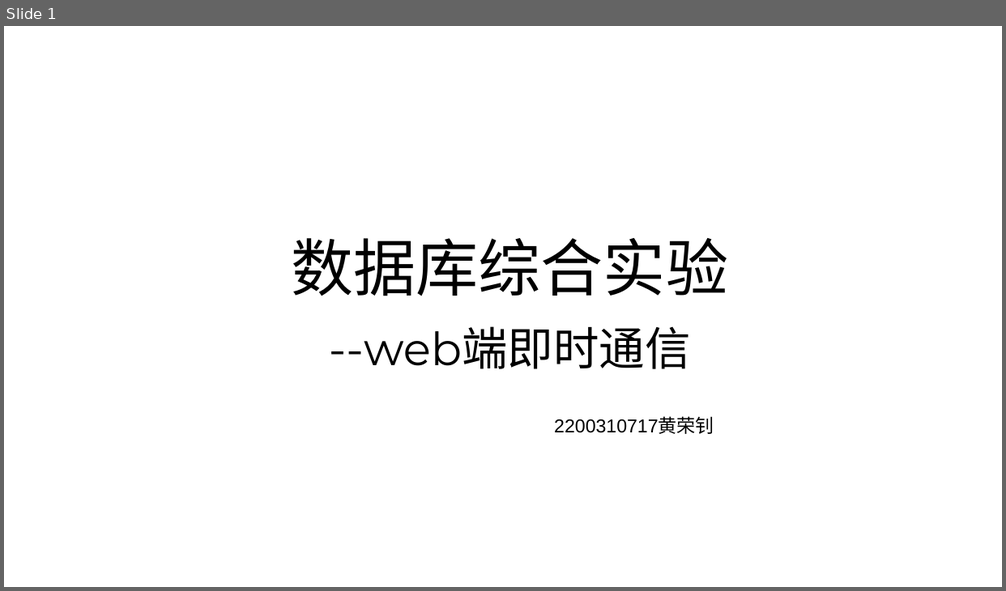
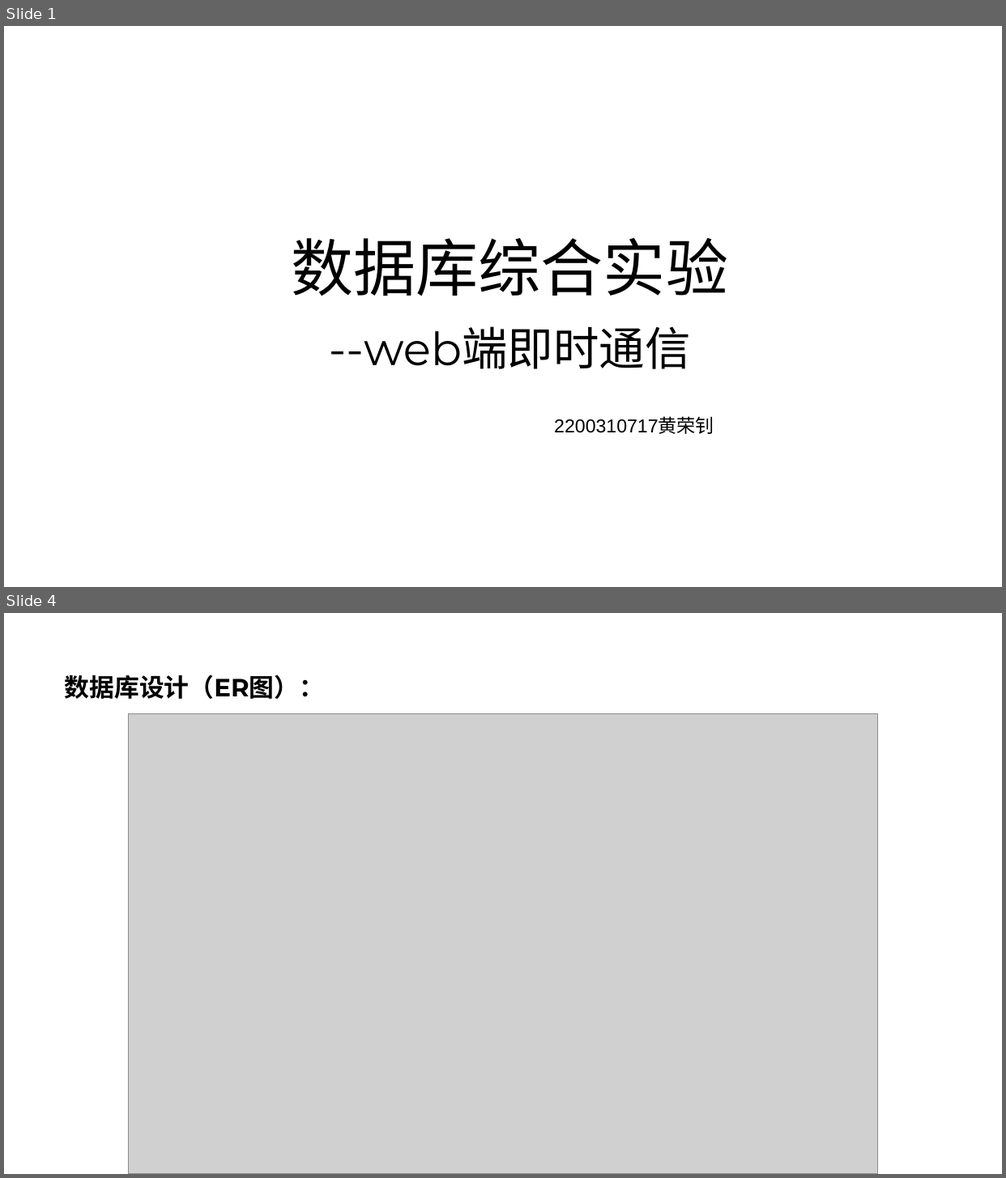
Before and after one commit to Finlifin/database_final, a slide deck: 数据库综合实验.pptx. Shown one above the other, each under a label of ours: slide 1 before the commit, slides 1 and 4 after it; the slides between them are not shown. The pictures are 1006x591 and 1006x1178 pixels, drawn with LibreOffice and Linux fonts; fonts in the diff are those of the drawing; grey boxes stand for pictures. Boxes give left, top, right and bottom in pixels: in the first picture for what was removed or moved away, otherwise in the second. Text is boxed around its words. In the diff, an @@ line names an element or a change of style, - is before the commit and + after.

```diff
--- a/数据库综合实验.pptx
+++ b/数据库综合实验.pptx
@@ slide 4 added at [4, 613, 1002, 1174], background #FFFFFF @@
@@ title added at [65, 675, 324, 699], 24 pt, text #000000, bold @@
+数据库设计（ER图）：
@@ picture added at [128, 713, 879, 1174] @@
```
Also in this commit, not shown: 2 slides changed, 8 other slides added, 5 other files.
